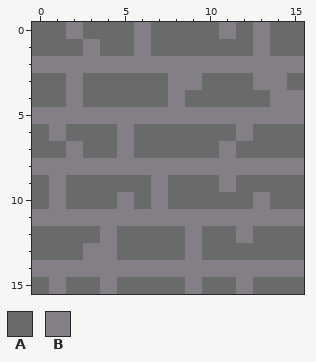
Two versions of one pixel-art sprite, Assets/Sprites/Wall.png. Above, as it was before the edit.
The file is 16x16 pixels.
Palette (. is transparent): A #696a6a  B #847e87
Pixels before, first column x 0:
 0 AABAAABAAAABABAA
 1 AAABAABAAAAAABAA
 2 BBBBBBBBBBBBBBBB
 3 AABAAAAABBAAABBA
 4 AABAAAAABAAAAABB
 5 BBBBBBBBBBBBBBBB
 6 ABAAABAAAAAABAAA
 7 AABAABAAAAABAAAA
 8 BBBBBBBBBBBBBBBB
 9 ABAAAAABAAABAAAA
10 ABAAABABAAAAABAA
11 BBBBBBBBBBBBBBBB
12 AAAABAAAABAABAAA
13 AAABBAAAABAAAAAA
14 BBBBBBBBBBBBBBBB
15 ABAABAAAABAABAAA
The result:
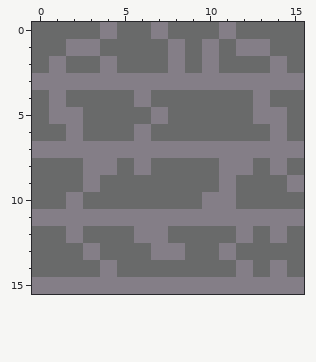
From old to new:
y 0: x 2 B -> A; x 4 A -> B; x 6..7 BA -> AB; x 13 B -> A
y 1: x 2 A -> B; x 6 B -> A; x 8 A -> B; x 10 A -> B; x 12 A -> B
y 2: x 0 B -> A; x 2..3 BB -> AA; x 5..7 BBB -> AAA; x 9 B -> A; x 11..13 BBB -> AAA; x 15 B -> A
y 3: x 0..1 AA -> BB; x 3..7 AAAAA -> BBBBB; x 10..12 AAA -> BBB; x 15 A -> B
y 4: x 1..2 AB -> BA; x 6 A -> B; x 8 B -> A; x 13..15 ABB -> BAA
y 5: x 0 B -> A; x 3..6 BBBB -> AAAA; x 8..12 BBBBB -> AAAAA; x 15 B -> A
y 6: x 1..2 BA -> AB; x 5..6 BA -> AB; x 12 B -> A; x 14 A -> B
y 7: x 0..1 AA -> BB; x 3..4 AA -> BB; x 6..10 AAAAA -> BBBBB; x 12..15 AAAA -> BBBB
y 8: x 0..2 BBB -> AAA; x 5 B -> A; x 7..10 BBBB -> AAAA; x 13 B -> A; x 15 B -> A
y 9: x 1 B -> A; x 3 A -> B; x 7 B -> A; x 15 A -> B
y 10: x 1..2 BA -> AB; x 5 B -> A; x 7 B -> A; x 10..11 AA -> BB; x 13 B -> A
y 12: x 2 A -> B; x 4 B -> A; x 6..7 AA -> BB; x 9 B -> A; x 14 A -> B
y 13: x 4 B -> A; x 7..9 AAB -> BBA; x 11 A -> B
y 14: x 0..3 BBBB -> AAAA; x 5..11 BBBBBBB -> AAAAAAA; x 13 B -> A; x 15 B -> A
y 15: x 0 A -> B; x 2..3 AA -> BB; x 5..8 AAAA -> BBBB; x 10..11 AA -> BB; x 13..15 AAA -> BBB
